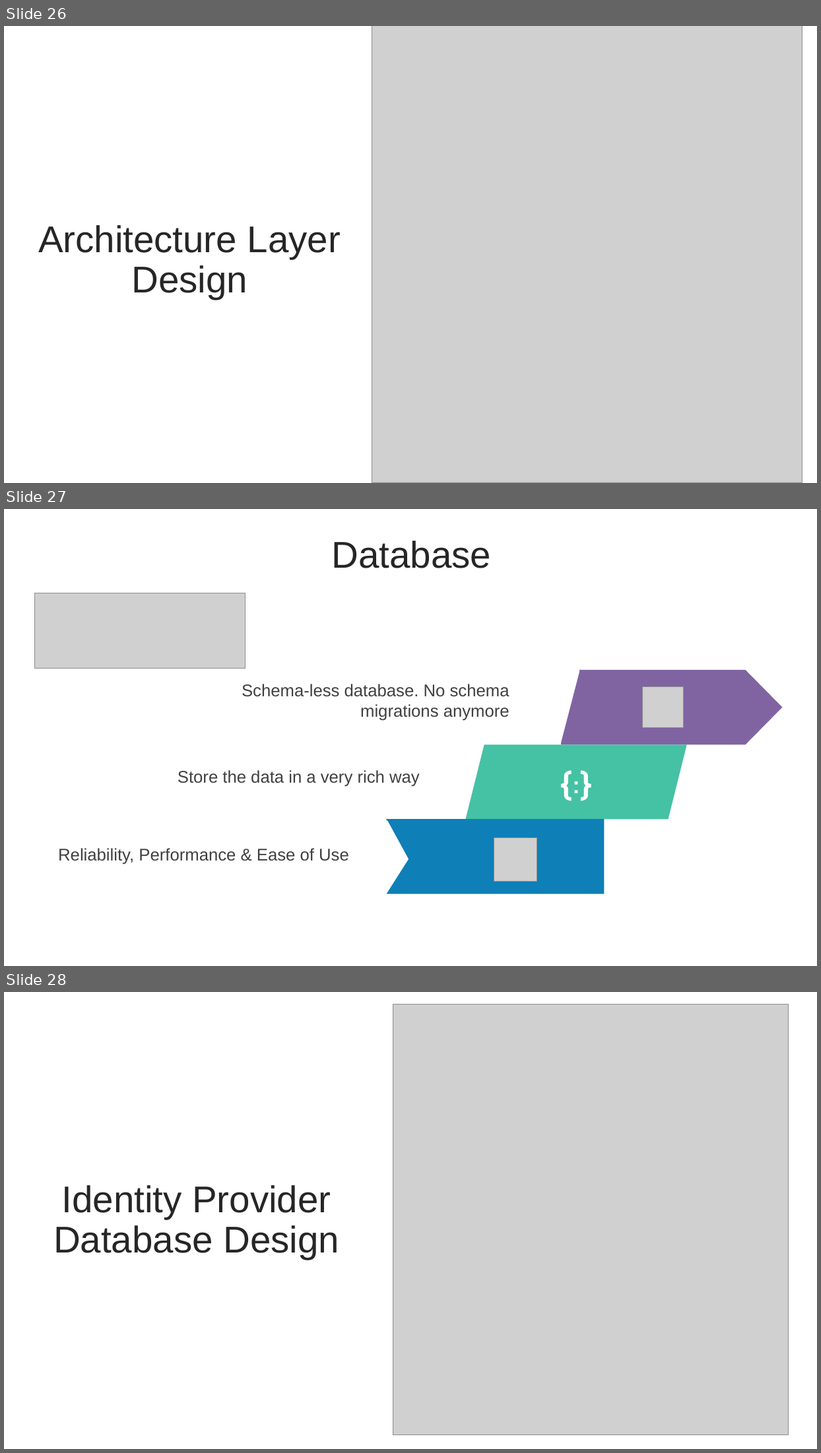
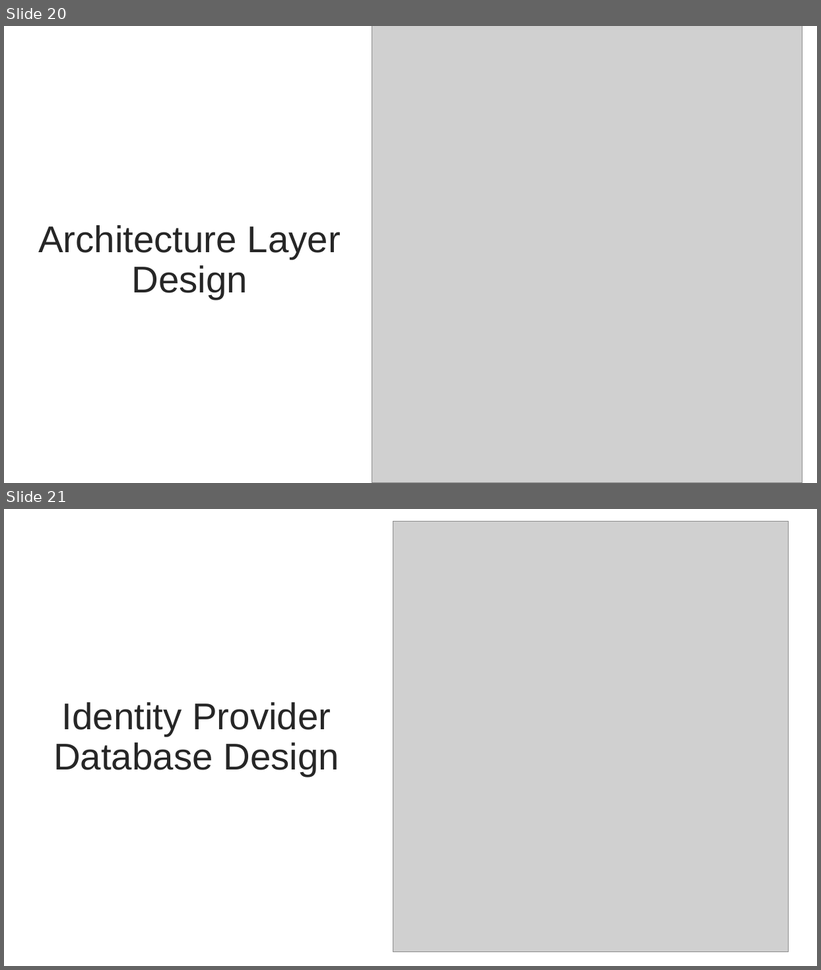
Before and after one commit to thaihavan/capstone_project, a slide deck: sources/docs/TripSharing.pptx. Shown one above the other, each under a label of ours: slides 26, 27 and 28 before the commit, slides 20 and 21 after it. The pictures are 821x1453 and 821x970 pixels, drawn with LibreOffice and Linux fonts; fonts in the diff are those of the drawing; grey boxes stand for pictures. Boxes give left, top, right and bottom in pixels: in the first picture for what was removed or moved away, otherwise in the second. Text is boxed around its words. In the diff, an @@ line names an element or a change of style, - is before the commit and + after.

```diff
--- a/sources/docs/TripSharing.pptx
+++ b/sources/docs/TripSharing.pptx
@@ slide 27 removed at [4,509,817,966], background #FFFFFF @@
@@ text removed at [331,541,491,568] @@
-Database
@@ picture removed at [34,593,246,668] @@
@@ text removed at [242,684,510,721] @@
-Schema-less database. No schema migrations anymore
@@ freeform shape removed at [562,670,783,745] @@
@@ picture removed at [643,687,684,728] @@
@@ parallelogram removed at [466,745,687,819] @@
@@ text removed at [527,761,626,804] @@
-{:}
@@ text removed at [178,770,420,787] @@
-Store the data in a very rich way
@@ freeform shape removed at [386,819,604,894] @@
@@ picture removed at [494,838,537,881] @@
@@ text removed at [58,848,349,865] @@
-Reliability, Performance & Ease of Use
@@ what was slide 26 is now slide 20 @@
@@ what was slide 28 is now slide 21 @@
```
Also in this commit, not shown: 4 slides changed, 7 other slides removed, 10 other files.
